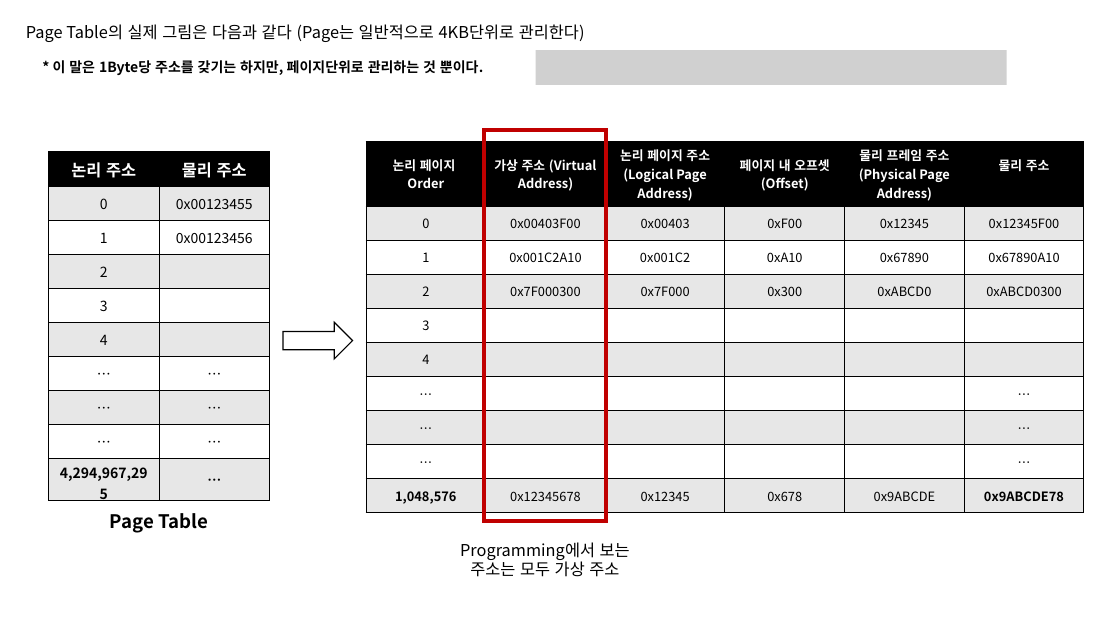
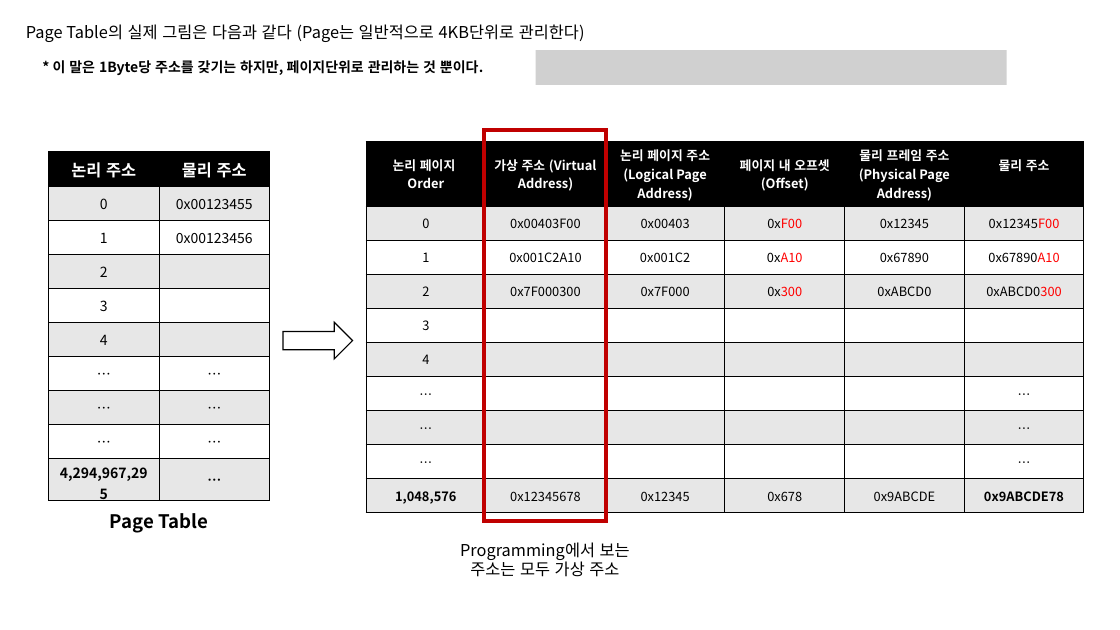
Before and after one commit to taehyuklee/C-CppStudy, a slide deck: slide 8 of CSwithC/CS-explanation.pptx. Drawn at 1120x630 pixels with LibreOffice and Linux fonts; fonts in the diff are those of the drawing; grey boxes stand for pictures. Boxes give left, top, right and bottom in pixels: in the first picture for what was removed or moved away, otherwise in the second. Text is boxed around its words. In the diff, an @@ line names an element or a change of style, - is before the commit and + after.

```diff
--- a/CSwithC/CS-explanation.pptx
+++ b/CSwithC/CS-explanation.pptx
@@ table at (366,142,1082,508) @@
@@ text colour #000000 to #FF0000 in "0xF00", "0x12345F00", "0xA10", "0x67890A10" and 2 more places @@
```
Also in this commit, not shown: 1 other slide changed.
